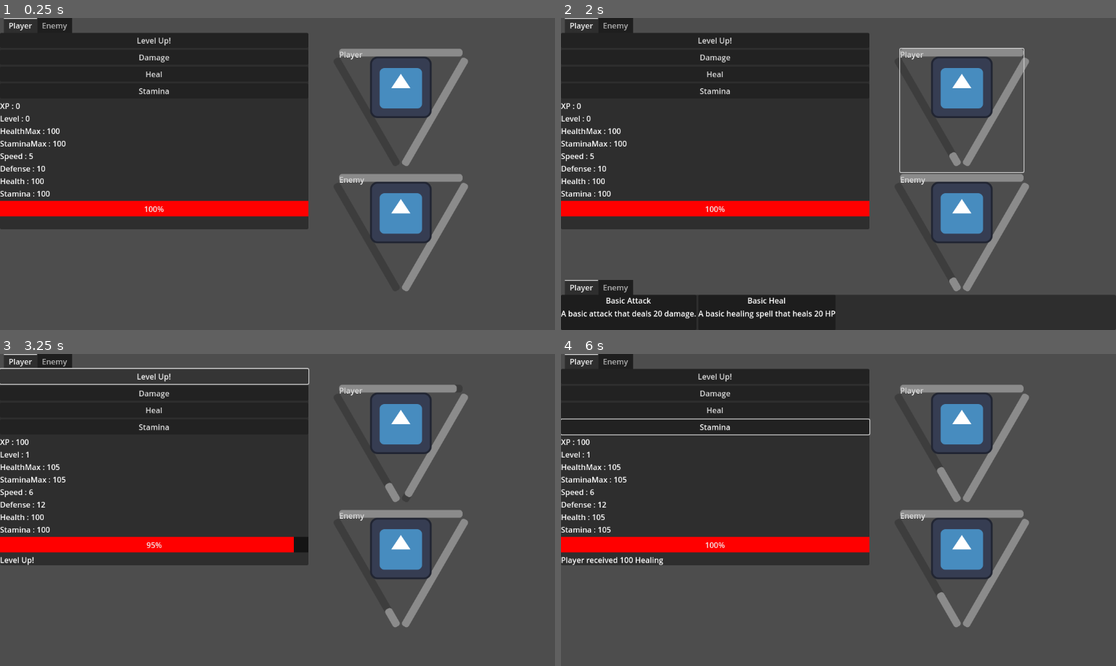
Above: before the commit, frames 1-4 (two rows, left to right).
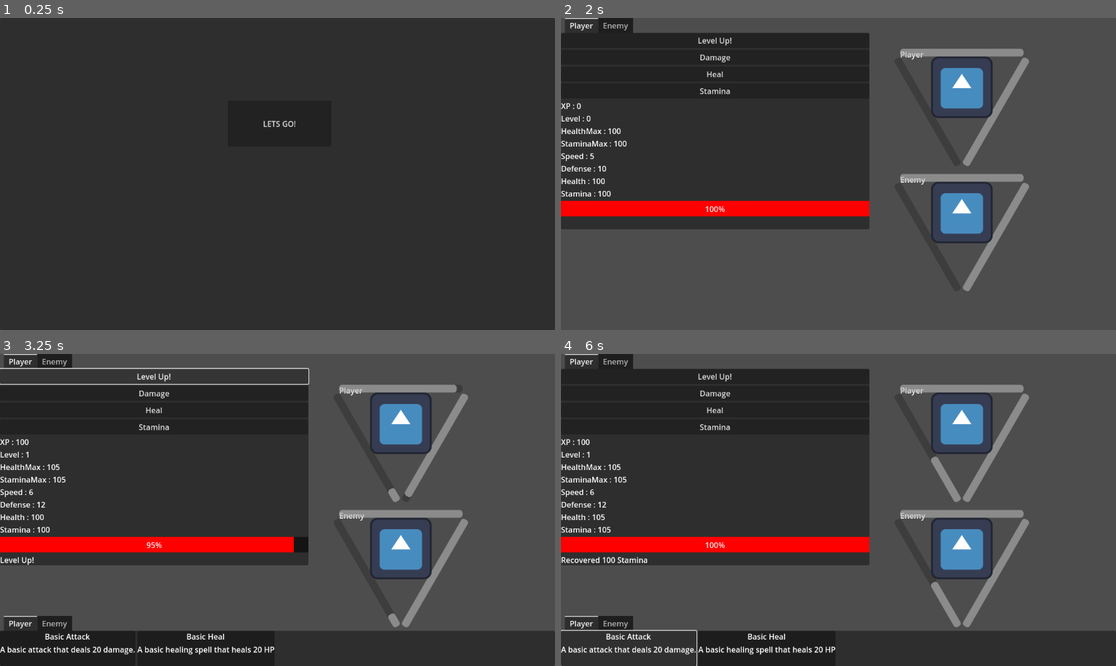
Above: after the commit, the same moments.

Repository: Smileanimations/Big-Buffoon-s-Bozo-Adventure
Game: Godot game, scene res://scenes/Main Menu.tscn
The game is run twice, just before and just after one commit, with the same random seed, the same clock (stepped at 60 frames per second) and the same inputs. Before the commit the project starts from res://scenes/FightTest.tscn. The engine's default icon, where the game draws it, is replaced by a stand-in: a white triangle on a blue panel in a dark square.
Inputs (mouse positions are in pixels of both pictures, inside the frame that each line leads up to):
- Up to frame 1 (0.25 s): no input
- Up to frame 2 (2 s): click (960, 111) at 0.52 s; click (838, 124) at 1.25 s, where only the run after the commit has a clickable "LETS GO!"
- Up to frame 3 (3.25 s): click (399, 447) at 2.02 s; click "Level Up!" at 2.75 s
- Up to frame 4 (6 s): click "Damage" at 3.5 s; click "Heal" at 4.25 s; click "Stamina" at 5 s; click (627, 647) at 5.77 s

The runs differ from the first frame. In frame 1, 67% of the frame differs, in the area x 0-100%, y 0-100%; in frame 2, 12%; in frame 3, 12%; in frame 4, 12%.

Commit message:
YES! Holy moly this is getting exciting!

Diff:
--- a/characters/template/hud/hudTemplate.gd
+++ b/characters/template/hud/hudTemplate.gd
@@ -31,7 +31,7 @@
 
 #adds a point every second!
 func _on_parry_timer_timeout():
-	parryBar.value += 5
+	parryBar.value += 10
 	if parryBar.value == parryBar.max_value:
 		parryBar.max_value *= 2
 		parryBar.value = 0
--- a/project.godot
+++ b/project.godot
@@ -11,7 +11,7 @@
 [application]
 
 config/name="Big Buffoon's Bozo Adventure"
-run/main_scene="res://scenes/FightTest.tscn"
+run/main_scene="res://scenes/Main Menu.tscn"
 config/features=PackedStringArray("4.1", "Forward Plus")
 config/icon="res://icon.svg"
 
--- a/scenes/Main Menu.tscn
+++ b/scenes/Main Menu.tscn
@@ -13,10 +13,12 @@
 anchors_preset = 15
 anchor_right = 1.0
 anchor_bottom = 1.0
-offset_left = 477.0
-offset_top = 186.0
-offset_right = 692.0
-offset_bottom = 281.0
+offset_left = 473.0
+offset_top = 172.0
+offset_right = 688.0
+offset_bottom = 267.0
 grow_horizontal = 2
 grow_vertical = 2
 text = "LETS GO!"
+
+[connection signal="pressed" from="Button" to="." method="_on_button_pressed"]
--- a/scripts/mainmenu.gd
+++ b/scripts/mainmenu.gd
@@ -9,3 +9,7 @@
 # Called every frame. 'delta' is the elapsed time since the previous frame.
 func _process(delta):
 	pass
+
+
+func _on_button_pressed():
+	get_tree().change_scene_to_file("res://scenes/FightTest.tscn")
--- a/scripts/toolbox.gd
+++ b/scripts/toolbox.gd
@@ -12,7 +12,6 @@
 @onready var timer = $ResultTimer
 
 @onready var healthBar = $HealthBar
-
 
 var character
 
@@ -44,8 +43,8 @@
 	resultLabel.text = "Level Up!"
 	timer.start()
 
-func updateStamina():
-	resultLabel.text = "Recovered 100 Stamina"
+func updateStamina(val):
+	resultLabel.text = "Recovered %s Stamina" % val
 	timer.start()
 
 func startup(c, f):
